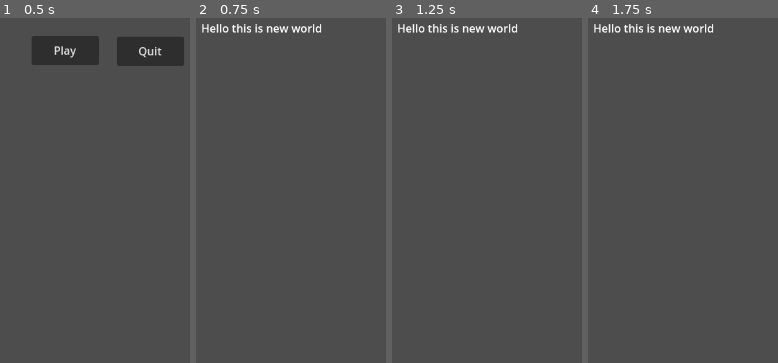
Above: before the commit, frames 1-4 (left to right).
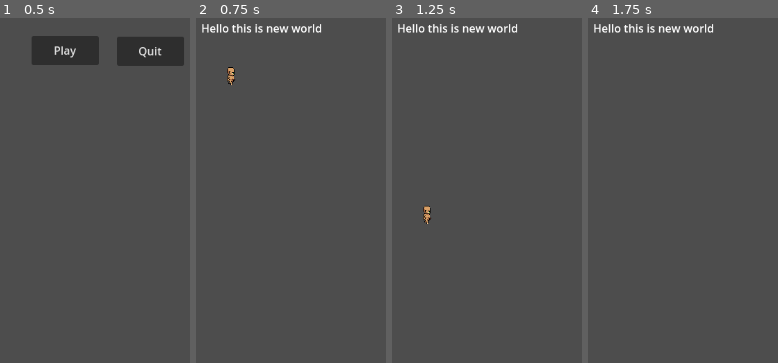
Above: after the commit, the same moments.

Repository: TalJa1/godot-test
Game: Godot game, scene res://screens/main.tscn
Two runs of this game, one before a commit and one after it. Both use one fixed random seed, a clock stepped at 60 frames per second and the inputs below.
Inputs:
- Up to frame 1 (0.5 s): no input
- Up to frame 2 (0.75 s): click "Play" at 0.5 s
- Up to frame 3 (1.25 s): no input
- Up to frame 4 (1.75 s): tap Enter (ui_accept) at 1.25, 1.35, 1.52 s; hold Right (ui_right) from 1.28 s (still down)

Frame 1 is identical in both runs. In frame 2, 0.2% of the frame differs, in the area x 16-21%, y 14-20%; in frame 3, 0.2%; in frame 4, nothing differs.

Commit message:
Add player character scene and implement basic movement logic

Diff:
--- a/screens/games.tscn
+++ b/screens/games.tscn
@@ -1,6 +1,7 @@
-[gd_scene load_steps=2 format=3 uid="uid://qomh4di6axd5"]
+[gd_scene load_steps=3 format=3 uid="uid://qomh4di6axd5"]
 
 [ext_resource type="Script" uid="uid://cg7l6aqldx5h7" path="res://scripts/main.gd" id="1_o84xs"]
+[ext_resource type="PackedScene" uid="uid://ba0rsrtijtcvi" path="res://screens/player/player.tscn" id="2_c4fas"]
 
 [node name="Main" type="Node2D"]
 script = ExtResource("1_o84xs")
@@ -11,3 +12,6 @@
 offset_right = 188.0
 offset_bottom = 34.0
 text = "Hello this is new world"
+
+[node name="CharacterBody2D" parent="." instance=ExtResource("2_c4fas")]
+position = Vector2(11, 37)
--- /dev/null
+++ b/screens/player/player.gd
@@ -0,0 +1,25 @@
+extends CharacterBody2D
+
+
+const SPEED = 300.0
+const JUMP_VELOCITY = -400.0
+
+
+func _physics_process(delta: float) -> void:
+	# Add the gravity.
+	if not is_on_floor():
+		velocity += get_gravity() * delta
+
+	# Handle jump.
+	if Input.is_action_just_pressed("ui_accept") and is_on_floor():
+		velocity.y = JUMP_VELOCITY
+
+	# Get the input direction and handle the movement/deceleration.
+	# As good practice, you should replace UI actions with custom gameplay actions.
+	var direction := Input.get_axis("ui_left", "ui_right")
+	if direction:
+		velocity.x = direction * SPEED
+	else:
+		velocity.x = move_toward(velocity.x, 0, SPEED)
+
+	move_and_slide()
--- a/screens/player/player.tscn
+++ b/screens/player/player.tscn
@@ -1,6 +1,7 @@
-[gd_scene load_steps=96 format=3 uid="uid://ba0rsrtijtcvi"]
+[gd_scene load_steps=97 format=3 uid="uid://ba0rsrtijtcvi"]
 
 [ext_resource type="Texture2D" uid="uid://bmhvv3kekm25g" path="res://assets/Entities/Characters/Body_A/Animations/Idle_Base/Idle_Down-Sheet.png" id="1_2ynrg"]
+[ext_resource type="Script" uid="uid://b8uxyc8r6cqxq" path="res://screens/player/player.gd" id="1_5vgg8"]
 [ext_resource type="Texture2D" uid="uid://3pdo0h5dxjxf" path="res://assets/Entities/Characters/Body_A/Animations/Carry_Idle/Carry_Idle_Down-Sheet.png" id="1_p3uao"]
 [ext_resource type="Texture2D" uid="uid://cihmmtlgqk0h6" path="res://assets/Entities/Characters/Body_A/Animations/Carry_Idle/Carry_Idle_Side-Sheet.png" id="2_p3uao"]
 [ext_resource type="Texture2D" uid="uid://b76eaukmrcylv" path="res://assets/Entities/Characters/Body_A/Animations/Idle_Base/Idle_Side-Sheet.png" id="3_30kgi"]
@@ -17,6 +18,8 @@
 [ext_resource type="Texture2D" uid="uid://dtpa2xbguh0mw" path="res://assets/Entities/Characters/Body_A/Animations/Walk_Base/Walk_Up-Sheet.png" id="14_uhf5g"]
 
 [sub_resource type="CapsuleShape2D" id="CapsuleShape2D_8fusk"]
+radius = 7.75002
+height = 31.0
 
 [sub_resource type="AtlasTexture" id="AtlasTexture_ippcy"]
 atlas = ExtResource("1_2ynrg")
@@ -643,14 +646,15 @@
 }]
 
 [node name="CharacterBody2D" type="CharacterBody2D"]
+script = ExtResource("1_5vgg8")
 
 [node name="CollisionShape2D" type="CollisionShape2D" parent="."]
-position = Vector2(17, 26)
+position = Vector2(40.25, 34.5)
 shape = SubResource("CapsuleShape2D_8fusk")
 
 [node name="AnimatedSprite2D" type="AnimatedSprite2D" parent="."]
-position = Vector2(94, 45)
-scale = Vector2(1.39063, 1.3125)
+position = Vector2(41, 34)
+scale = Vector2(0.882813, 0.859375)
 sprite_frames = SubResource("SpriteFrames_t4mc6")
 animation = &"walk_side_b"
 frame_progress = 0.915696
Not shown, added: screens/player/player.gd.uid
